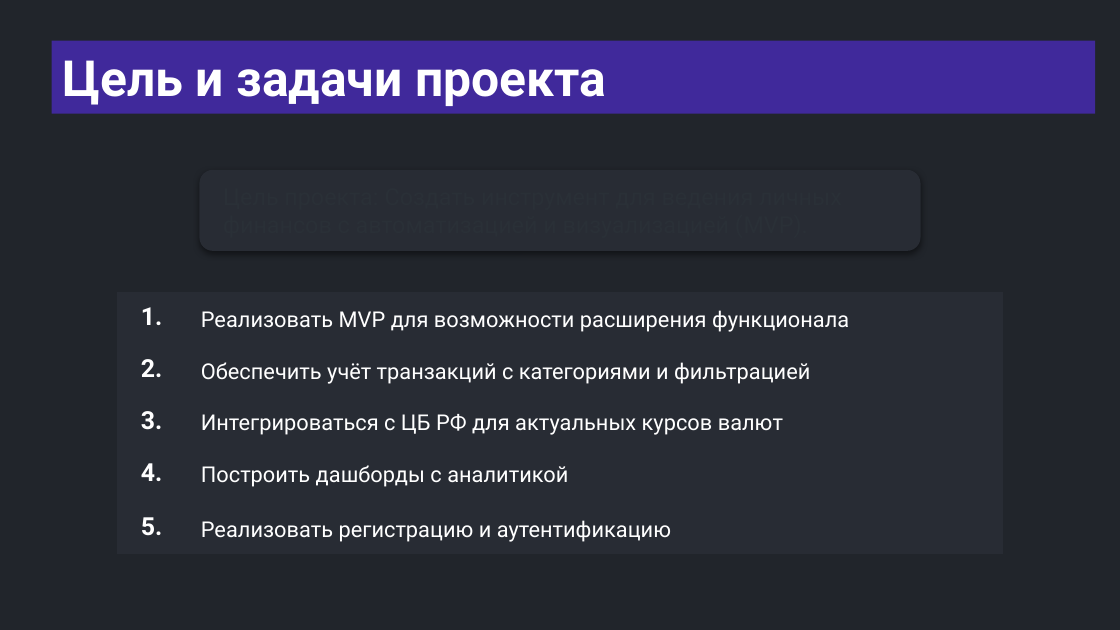
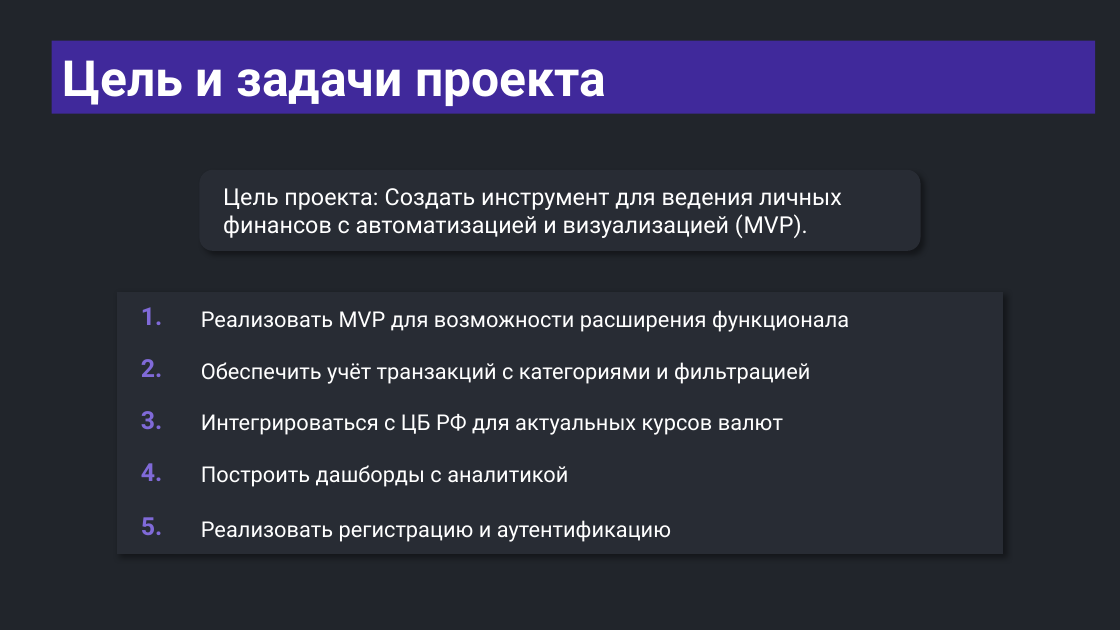
Before and after one commit to semusv/Bank_analyzer, a slide deck: slide 4 of bank_analyzer.pptx. Drawn at 1120x630 pixels with LibreOffice and Linux fonts; fonts in the diff are those of the drawing. Boxes give left, top, right and bottom in pixels: in the first picture for what was removed or moved away, otherwise in the second. Text is boxed around its words. In the diff, an @@ line names an element or a change of style, - is before the commit and + after.

```diff
--- a/bank_analyzer.pptx
+++ b/bank_analyzer.pptx
@@ rounded rectangle "Цель проекта: Создать инструмент для ..." at box(199, 170, 921, 251): shadow changed @@
@@ text in rounded rectangle at box(223, 188, 842, 238): text added @@
+Цель проекта: Создать инструмент для ведения личных финансов с автоматизацией и визуализацией (MVP).
@@ table at box(116, 292, 1004, 556) @@
@@ text colour #FFFFFF to #806AD8 in "1.", "2.", "3.", "4." and 1 more places @@
```
Also in this commit, not shown: 6 other slides changed, 5 slides added, 15 other files.
